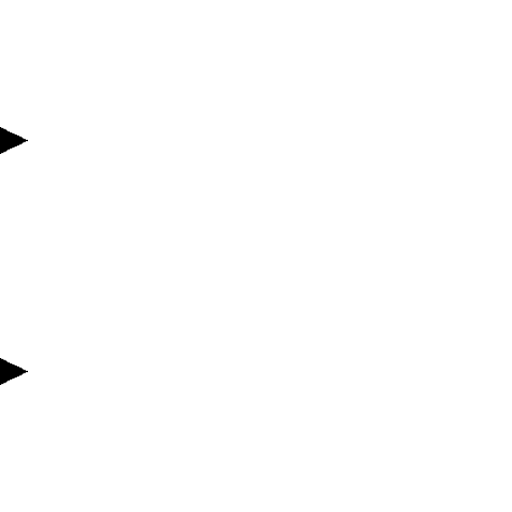
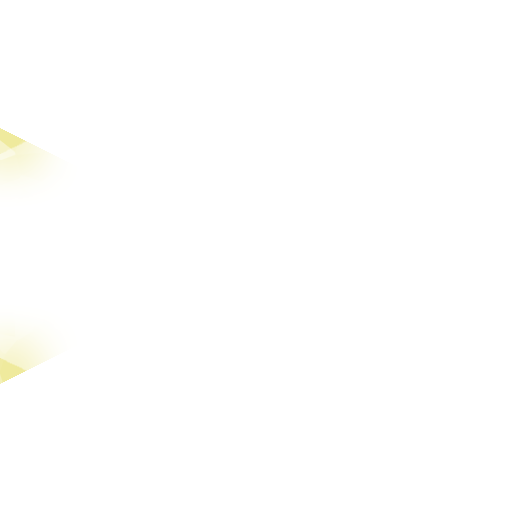
Layers edited between the first and the second 512x512 image:
added layer "Sand" above "Group 1" over [0, 127, 69, 385]
added group "Group 1" with 2 layers above "Layer 3" over [0, 127, 28, 385]
moved "Layer 5 copy 2" into group "Group 1" over [0, 358, 28, 385]
moved "Layer 5 copy" into group "Group 1" over [0, 127, 28, 154]
